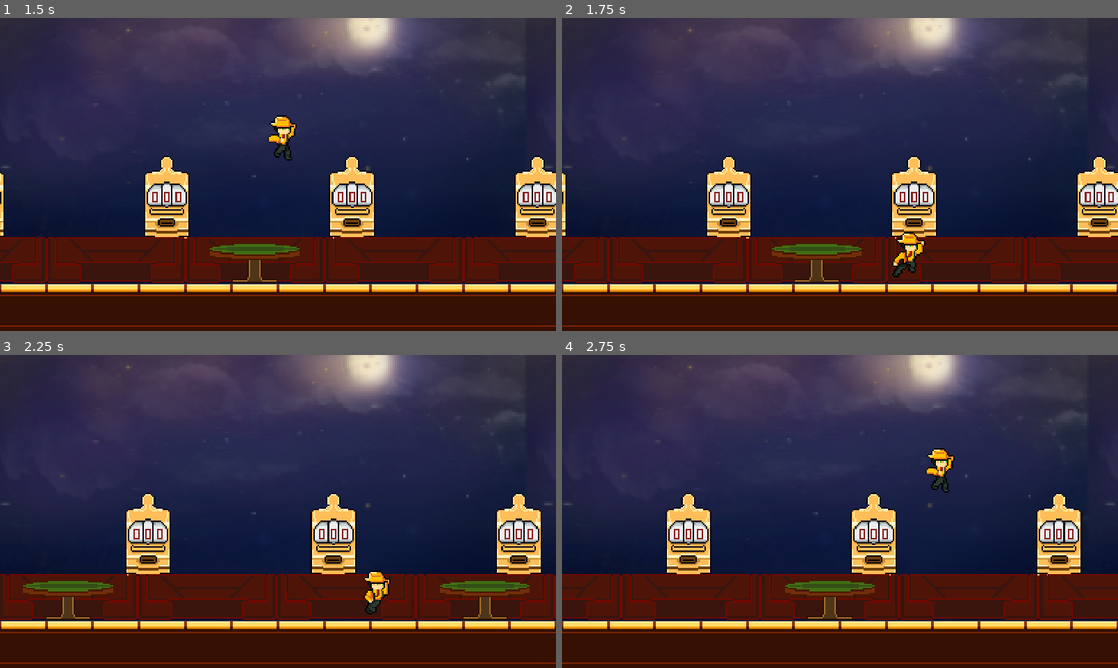
Above: before the commit, frames 1-4 (two rows, left to right).
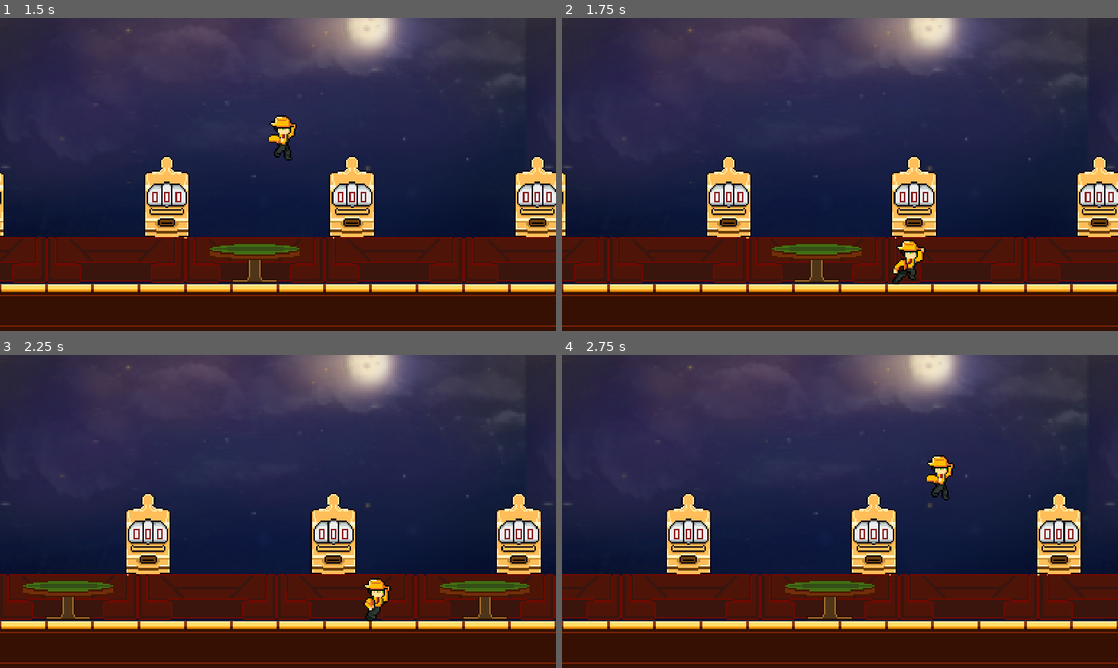
Above: after the commit, the same moments.

Repository: Ruilesser/GamePop
Game: Godot game, scene res://scenes/game/Start_Menu.tscn
The game is run twice, just before and just after one commit, with the same random seed, the same clock (stepped at 60 frames per second) and the same inputs.
Inputs:
- Up to frame 1 (1.5 s): click "Play Game!" at 0.5 s; tap Enter (ui_accept) at 1.25 s; hold Right (ui_right) from 1.28 s (still down)
- Up to frame 2 (1.75 s): keep holding Right (ui_right); tap Enter (ui_accept) at 1.52 s
- Up to frame 3 (2.25 s): keep holding Right (ui_right)
- Up to frame 4 (2.75 s): keep holding Right (ui_right); tap Enter (ui_accept) at 2.27 s

Frame 1 is identical in both runs. In frame 2, 0.6% of the frame differs, in the area x 59-66%, y 68-86%; in frame 3, 0.5%; in frame 4, 0.6%.

Commit message:
fixed collision for standing and sliding

Diff:
--- a/scenes/player/Player.gd
+++ b/scenes/player/Player.gd
@@ -43,7 +43,6 @@
 	if Input.is_action_pressed("ui_down"):
 		#keep sliding as long as button is held
 		#momentum is locked here
-		#print("helloegstgh")
 		movement_state = SLIDE
 		if((%AnimatedSprite2D.flip_h)):
 			velocity.x = move_toward(velocity.x,SLIDING_SPEED*-1,DECEL_RATE)
--- a/scenes/player/Player.tscn
+++ b/scenes/player/Player.tscn
@@ -9,7 +9,7 @@
 [ext_resource type="Texture2D" uid="uid://28plp1k5jgod" path="res://assets/sprites/player/SLIDE.png" id="7_541qn"]
 
 [sub_resource type="RectangleShape2D" id="RectangleShape2D_1ghtk"]
-size = Vector2(20, 24)
+size = Vector2(28, 17)
 
 [sub_resource type="AtlasTexture" id="AtlasTexture_pwe4b"]
 atlas = ExtResource("2_puxw3")
@@ -223,17 +223,17 @@
 script = ExtResource("1_mqkvw")
 
 [node name="SlidingCol" type="CollisionShape2D" parent="."]
-visible = false
-position = Vector2(0.75, 8)
+position = Vector2(1, 6.5)
 shape = SubResource("RectangleShape2D_1ghtk")
 disabled = true
 
 [node name="StandingCol" type="CollisionShape2D" parent="."]
-position = Vector2(3, 3)
+visible = false
+position = Vector2(2.5, 3)
 shape = SubResource("RectangleShape2D_1ghtk")
 
 [node name="AnimatedSprite2D" type="AnimatedSprite2D" parent="."]
 unique_name_in_owner = true
 position = Vector2(0, -1)
 sprite_frames = SubResource("SpriteFrames_lkk0i")
-animation = &"run"
+animation = &"slide"
